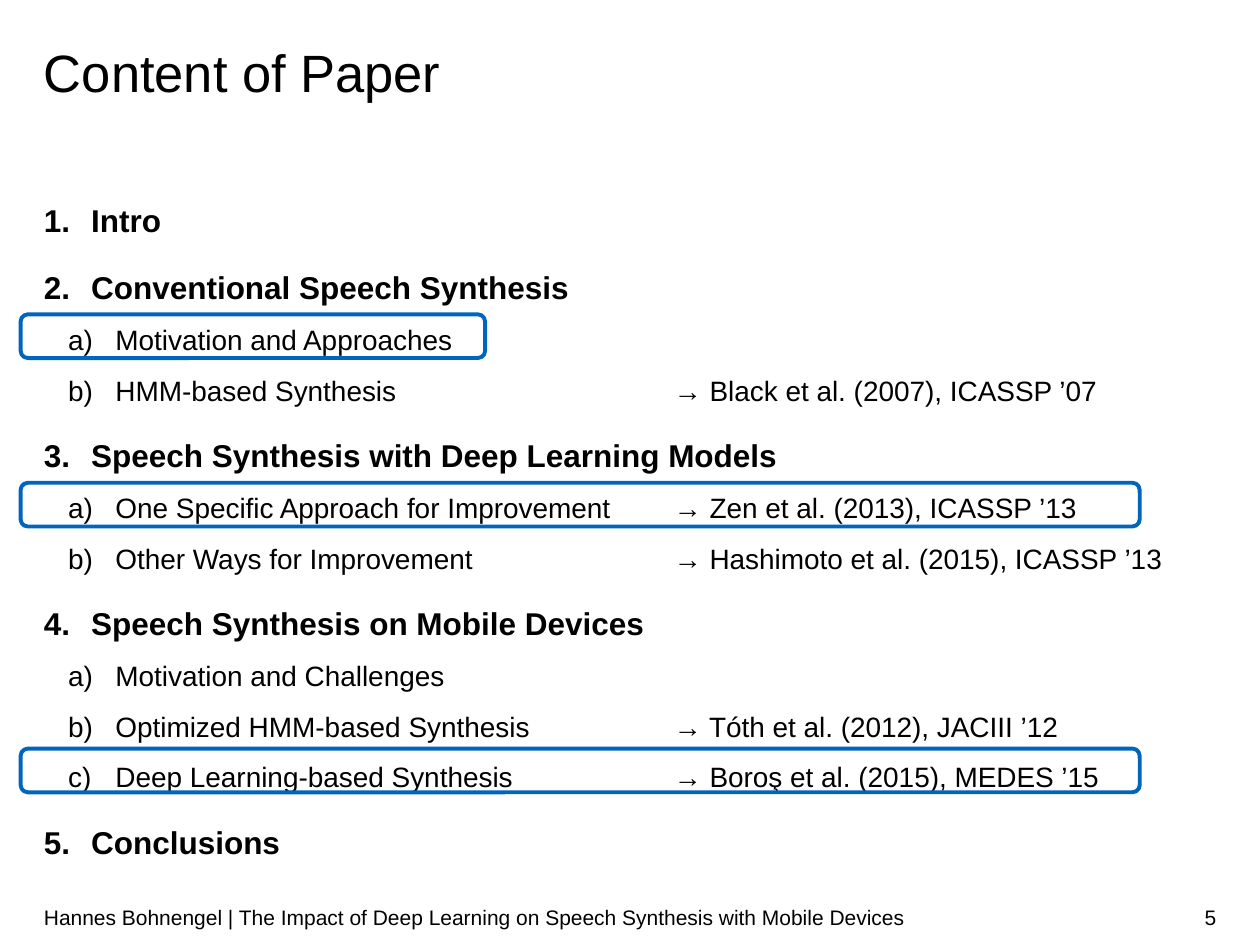
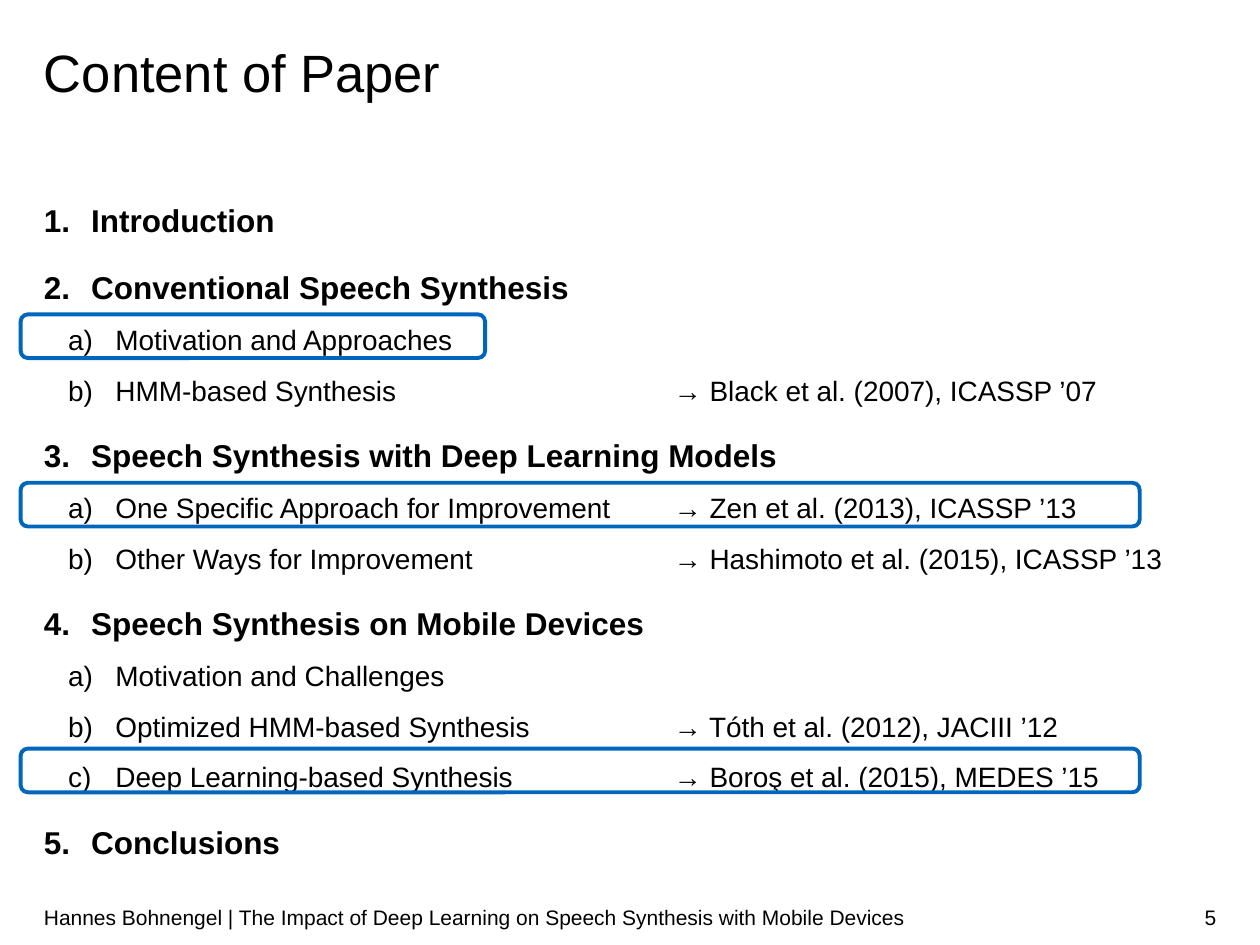
Before and after one commit to hannesb0/deeplearning, a slide deck: slide 5 of pres/Final_Presentation_V03.pptx. Drawn at 1260x945 pixels with LibreOffice and Linux fonts; fonts in the diff are those of the drawing; background and template pictures are left out. Boxes give left, top, right and bottom in pixels: in the first picture for what was removed or moved away, otherwise in the second. Text is boxed around its words. In the diff, an @@ line names an element or a change of style, - is before the commit and + after.

```diff
--- a/pres/Final_Presentation_V03.pptx
+++ b/pres/Final_Presentation_V03.pptx
@@ text at (x1=91, y1=209, x2=274, y2=233): text changed @@
-1. Intro
+1. Introduction
```
Also in this commit, not shown: 4 other slides changed, 1 other file.
